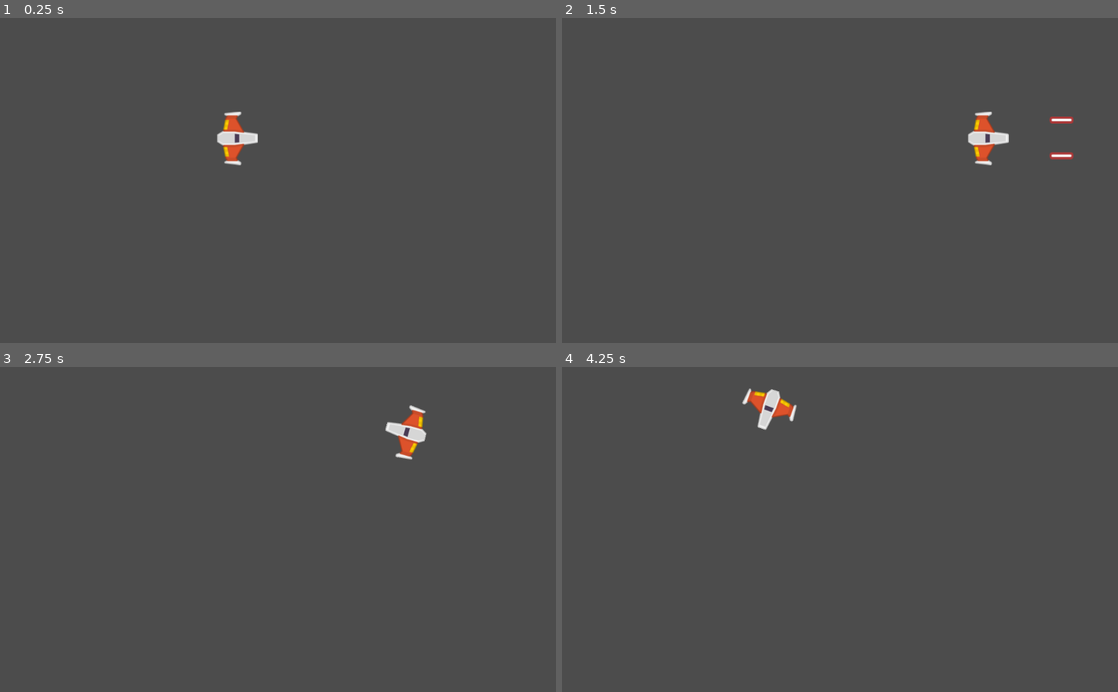
Above: before the commit, frames 1-4 (two rows, left to right).
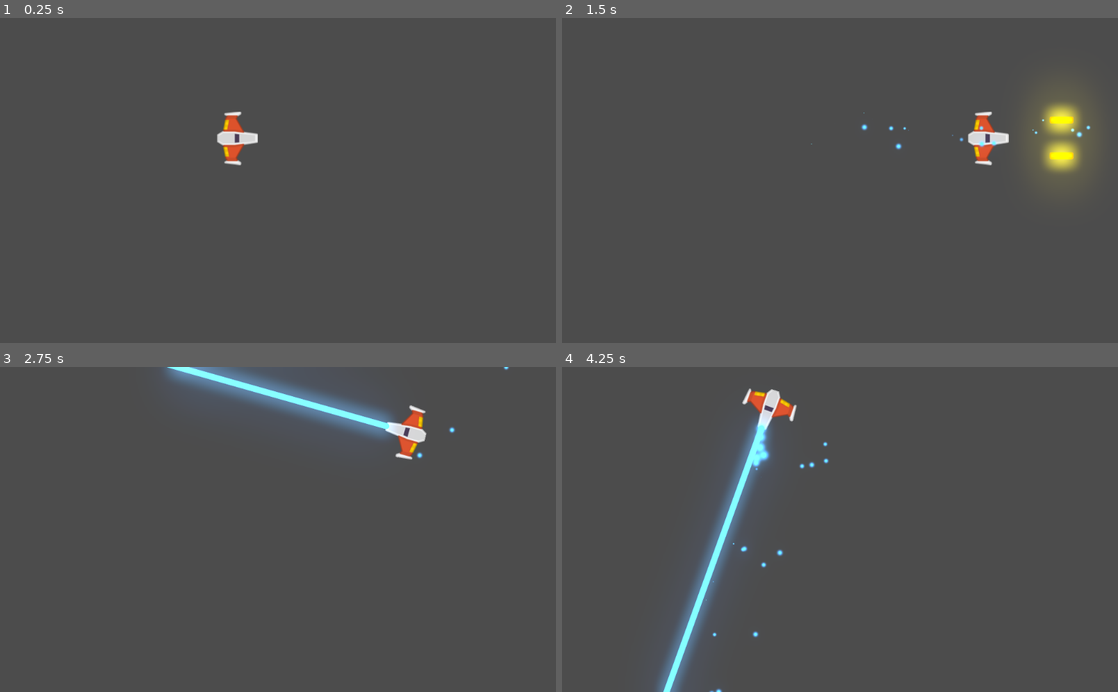
Above: after the commit, the same moments.

Repository: SERGIOCH2023/METEORITOS
Game: Godot game, scene res://Juego/Niveles/NivelTest.tscn
Two runs of this game, one before a commit and one after it. Both use one fixed random seed, a clock stepped at 60 frames per second and the inputs below.
Inputs:
- Up to frame 1 (0.25 s): no input
- Up to frame 2 (1.5 s): tap Enter at 0.5 s; hold W (mover_adelante) 0.53-1.28 s; hold B (disparo_secundario, bound only after the commit) 0.53-1.28 s; hold S (mover_atras) from 1.28 s (still down); tap Space (disparo_principal) at 1.35 s
- Up to frame 3 (2.75 s): tap B (disparo_secundario, bound only after the commit) at 1.55, 2.3 s; release S (mover_atras) at 2.03 s; hold W (mover_adelante) from 2.03 s (still down); hold A (rotar_antihorario) from 2.03 s (still down)
- Up to frame 4 (4.25 s): release A (rotar_antihorario) at 2.78 s; tap D (rotar_horario) at 2.85 s; tap B (disparo_secundario, bound only after the commit) at 3.05 s; release W (mover_adelante) at 3.53 s; hold S (mover_atras) from 3.53 s (still down); hold B (disparo_secundario, bound only after the commit) from 3.53 s (still down)

The runs differ from the first frame. In frame 2, 1.9% of the frame differs, in the area x 44-96%, y 25-49%; in frame 3, 4.0%; in frame 4, 4.4%, in the area x 16-48%, y 15-100%.

Commit message:
Disparo Secundario Player
Laser de la Nave Player

Diff:
--- a/Juego/Naves/Player/Player.gd
+++ b/Juego/Naves/Player/Player.gd
@@ -12,8 +12,18 @@
 
 ## Atributos Onready
 onready var canion:Canion = $Canion
+onready var laser:RayoLaser = $LaserBeam2D
 
 ##Metodos
+func _unhandled_input(event: InputEvent) -> void:
+	#Disparo Rayo
+	if event.is_action_pressed("disparo_secundario"):
+		laser.set_is_casting(true)
+
+	if event.is_action_released("disparo_secundario"):
+		laser.set_is_casting(false)
+
+
 func _integrate_forces(state: Physics2DDirectBodyState) -> void:
 	apply_central_impulse(empuje.rotated(rotation))
 	apply_torque_impulse(dir_rotacion * potencia_rotacion)
--- a/Juego/Naves/Player/Player.tscn
+++ b/Juego/Naves/Player/Player.tscn
@@ -1,8 +1,9 @@
-[gd_scene load_steps=6 format=2]
+[gd_scene load_steps=7 format=2]
 
 [ext_resource path="res://Juego/Naves/Player/player_orange.png" type="Texture" id=1]
 [ext_resource path="res://Juego/Naves/Player/Player.gd" type="Script" id=2]
 [ext_resource path="res://Juego/Proyectiles/Canion.tscn" type="PackedScene" id=3]
+[ext_resource path="res://Juego/Proyectiles/Laser/LaserBeam2D.tscn" type="PackedScene" id=4]
 
 [sub_resource type="PhysicsMaterial" id=1]
 friction = 0.0
@@ -38,4 +39,7 @@
 [node name="DisparoSFX" parent="Canion" index="2"]
 position = Vector2( 1.59099, 0.530331 )
 
+[node name="LaserBeam2D" parent="." instance=ExtResource( 4 )]
+position = Vector2( 37.3219, 0.280617 )
+
 [editable path="Canion"]
--- a/Juego/Niveles/NivelTest.tscn
+++ b/Juego/Niveles/NivelTest.tscn
@@ -1,10 +1,14 @@
-[gd_scene load_steps=3 format=2]
+[gd_scene load_steps=4 format=2]
 
 [ext_resource path="res://Juego/Naves/Player/Player.tscn" type="PackedScene" id=1]
 [ext_resource path="res://Juego/Niveles/Nivel.gd" type="Script" id=2]
+[ext_resource path="res://default_env.tres" type="Environment" id=3]
 
 [node name="NivelTest" type="Node2D"]
 script = ExtResource( 2 )
 
 [node name="Player" parent="." instance=ExtResource( 1 )]
 position = Vector2( 438, 222 )
+
+[node name="WorldEnvironment" type="WorldEnvironment" parent="."]
+environment = ExtResource( 3 )
--- /dev/null
+++ b/Juego/Proyectiles/Laser/LaserBeam2D.gd
@@ -0,0 +1,84 @@
+#LaserBeam.gd
+class_name RayoLaser
+extends RayCast2D
+
+# Speed at which the laser extends when first fired, in pixels per seconds.
+export var cast_speed := 7000.0
+# Maximum length of the laser in pixels.
+export var max_length := 1400.0
+# Base duration of the tween animation in seconds.
+export var growth_time := 0.1
+
+# If `true`, the laser is firing.
+# It plays appearing and disappearing animations when it's not animating.
+# See `appear()` and `disappear()` for more information.
+var is_casting := false setget set_is_casting
+
+onready var fill := $FillLine2D
+onready var tween := $Tween
+onready var casting_particles := $CastingParticles2D
+onready var collision_particles := $CollisionParticles2D
+onready var beam_particles := $BeamParticles2D
+onready var laser_sfx: AudioStreamPlayer2D = $LaserSFX
+
+onready var line_width: float = fill.width
+
+
+func _ready() -> void:
+	set_physics_process(false)
+	fill.points[1] = Vector2.ZERO
+
+
+func _physics_process(delta: float) -> void:
+	cast_to = (cast_to + Vector2.RIGHT * cast_speed * delta).clamped(max_length)
+	cast_beam()
+
+
+func set_is_casting(cast: bool) -> void:
+	is_casting = cast
+
+	if is_casting:
+		laser_sfx.play()
+		cast_to = Vector2.ZERO
+		fill.points[1] = cast_to
+		appear()
+	else:
+		laser_sfx.stop()
+		collision_particles.emitting = false
+		disappear()
+
+	set_physics_process(is_casting)
+	beam_particles.emitting = is_casting
+	casting_particles.emitting = is_casting
+
+
+# Controls the emission of particles and extends the Line2D to `cast_to` or the ray's
+# collision point, whichever is closest.
+func cast_beam() -> void:
+	var cast_point := cast_to
+
+	force_raycast_update()
+	collision_particles.emitting = is_colliding()
+
+	if is_colliding():
+		cast_point = to_local(get_collision_point())
+		collision_particles.global_rotation = get_collision_normal().angle()
+		collision_particles.position = cast_point
+
+	fill.points[1] = cast_point
+	beam_particles.position = cast_point * 0.5
+	beam_particles.process_material.emission_box_extents.x = cast_point.length() * 0.5
+
+
+func appear() -> void:
+	if tween.is_active():
+		tween.stop_all()
+	tween.interpolate_property(fill, "width", 0, line_width, growth_time * 2)
+	tween.start()
+
+
+func disappear() -> void:
+	if tween.is_active():
+		tween.stop_all()
+	tween.interpolate_property(fill, "width", fill.width, 0, growth_time)
+	tween.start()
--- /dev/null
+++ b/Juego/Proyectiles/Laser/LaserBeam2D.tscn
@@ -0,0 +1,116 @@
+[gd_scene load_steps=13 format=2]
+
+[ext_resource path="res://Juego/Proyectiles/Laser/LaserBeam2D.gd" type="Script" id=1]
+[ext_resource path="res://Juego/Proyectiles/Laser/glowing_circle.png" type="Texture" id=2]
+[ext_resource path="res://Juego/Sonidos/Disparo_Secundario.ogg" type="AudioStream" id=3]
+
+[sub_resource type="Gradient" id=1]
+offsets = PoolRealArray( 0.582915, 1 )
+colors = PoolColorArray( 1, 1, 1, 1, 1, 1, 1, 0 )
+
+[sub_resource type="GradientTexture" id=2]
+gradient = SubResource( 1 )
+
+[sub_resource type="Curve" id=3]
+_data = [ Vector2( 0.518072, 1 ), 0.0, -3.53434, 0, 0, Vector2( 1, 0 ), 0.0, 0.0, 0, 0 ]
+
+[sub_resource type="CurveTexture" id=4]
+curve = SubResource( 3 )
+
+[sub_resource type="ParticlesMaterial" id=5]
+flag_disable_z = true
+gravity = Vector3( 0, 0, 0 )
+initial_velocity = 100.0
+orbit_velocity = 0.0
+orbit_velocity_random = 0.0
+scale = 0.5
+scale_curve = SubResource( 4 )
+color_ramp = SubResource( 2 )
+
+[sub_resource type="Curve" id=6]
+_data = [ Vector2( 0, 0 ), 0.0, 0.0, 0, 0, Vector2( 0.503614, 0.957505 ), 0.0, 0.0, 0, 0, Vector2( 1, 0 ), 0.0, 0.0, 0, 0 ]
+
+[sub_resource type="CurveTexture" id=7]
+curve = SubResource( 6 )
+
+[sub_resource type="ParticlesMaterial" id=8]
+emission_shape = 2
+emission_box_extents = Vector3( 60, 20, 1 )
+flag_align_y = true
+flag_disable_z = true
+direction = Vector3( -1, 0, 0 )
+spread = 0.0
+gravity = Vector3( 0, 0, 0 )
+initial_velocity = 30.0
+orbit_velocity = 0.0
+orbit_velocity_random = 0.0
+tangential_accel = 100.0
+tangential_accel_random = 1.0
+scale = 0.3
+scale_curve = SubResource( 7 )
+
+[sub_resource type="ParticlesMaterial" id=9]
+flag_disable_z = true
+spread = 50.0
+gravity = Vector3( 0, 0, 0 )
+initial_velocity = 300.0
+orbit_velocity = 0.0
+orbit_velocity_random = 0.0
+scale = 0.5
+scale_curve = SubResource( 4 )
+color_ramp = SubResource( 2 )
+
+[node name="LaserBeam2D" type="RayCast2D"]
+enabled = true
+cast_to = Vector2( 0, 0 )
+script = ExtResource( 1 )
+
+[node name="FillLine2D" type="Line2D" parent="."]
+modulate = Color( 1.5, 1.5, 1.5, 1 )
+points = PoolVector2Array( 0, 0, 100, 0 )
+default_color = Color( 0.301961, 0.65098, 1, 1 )
+texture_mode = 2
+joint_mode = 2
+begin_cap_mode = 2
+end_cap_mode = 2
+sharp_limit = 8.0
+antialiased = true
+
+[node name="CastingParticles2D" type="Particles2D" parent="."]
+modulate = Color( 1.5, 1.5, 1.5, 1 )
+show_behind_parent = true
+emitting = false
+lifetime = 0.3
+visibility_rect = Rect2( 0, -18.722, 29.6756, 38.4841 )
+local_coords = false
+process_material = SubResource( 5 )
+texture = ExtResource( 2 )
+
+[node name="BeamParticles2D" type="Particles2D" parent="."]
+modulate = Color( 1.5, 1.5, 1.5, 1 )
+emitting = false
+amount = 50
+preprocess = 1.0
+randomness = 1.0
+visibility_rect = Rect2( -2500, -2500, 5000, 5000 )
+local_coords = false
+draw_order = 1
+process_material = SubResource( 8 )
+texture = ExtResource( 2 )
+
+[node name="CollisionParticles2D" type="Particles2D" parent="."]
+modulate = Color( 1.5, 1.5, 1.5, 1 )
+show_behind_parent = true
+emitting = false
+amount = 16
+lifetime = 0.3
+visibility_rect = Rect2( -2500, -2500, 5000, 5000 )
+local_coords = false
+process_material = SubResource( 9 )
+texture = ExtResource( 2 )
+
+[node name="Tween" type="Tween" parent="."]
+
+[node name="LaserSFX" type="AudioStreamPlayer2D" parent="."]
+stream = ExtResource( 3 )
+bus = "SFX"
--- a/Juego/Proyectiles/Proyectil.tscn
+++ b/Juego/Proyectiles/Proyectil.tscn
@@ -10,6 +10,7 @@
 script = ExtResource( 2 )
 
 [node name="Sprite" type="Sprite" parent="."]
+modulate = Color( 2, 1.96875, 0, 1 )
 rotation = 1.5708
 scale = Vector2( 1.5, 1.2 )
 texture = ExtResource( 1 )
--- a/default_env.tres
+++ b/default_env.tres
@@ -3,5 +3,12 @@
 [sub_resource type="ProceduralSky" id=1]
 
 [resource]
-background_mode = 2
+background_mode = 4
 background_sky = SubResource( 1 )
+glow_enabled = true
+glow_intensity = 6.1
+glow_strength = 0.7
+glow_blend_mode = 0
+glow_hdr_threshold = 1.22
+glow_hdr_scale = 1.83
+glow_bicubic_upscale = true
--- a/project.godot
+++ b/project.godot
@@ -28,12 +28,18 @@
 "class": "Proyectil",
 "language": "GDScript",
 "path": "res://Juego/Proyectiles/Proyectil.gd"
+}, {
+"base": "RayCast2D",
+"class": "RayoLaser",
+"language": "GDScript",
+"path": "res://Juego/Proyectiles/Laser/LaserBeam2D.gd"
 } ]
 _global_script_class_icons={
 "Canion": "",
 "Nivel": "",
 "Player": "",
-"Proyectil": ""
+"Proyectil": "",
+"RayoLaser": ""
 }
 
 [application]
@@ -77,6 +83,11 @@
 "events": [ Object(InputEventKey,"resource_local_to_scene":false,"resource_name":"","device":0,"alt":false,"shift":false,"control":false,"meta":false,"command":false,"pressed":false,"scancode":32,"unicode":0,"echo":false,"script":null)
  ]
 }
+disparo_secundario={
+"deadzone": 0.5,
+"events": [ Object(InputEventKey,"resource_local_to_scene":false,"resource_name":"","device":0,"alt":false,"shift":false,"control":false,"meta":false,"command":false,"pressed":false,"scancode":66,"unicode":0,"echo":false,"script":null)
+ ]
+}
 
 [physics]
 
Binary file added: Juego/Proyectiles/Laser/glowing_circle.png
Not shown, added: Juego/Proyectiles/Laser/glowing_circle.png.import
Not shown, added: Juego/Sonidos/Disparo_Secundario.ogg.import
Not shown, added: Juego/Sonidos/Disparo_Secundario.ogg
